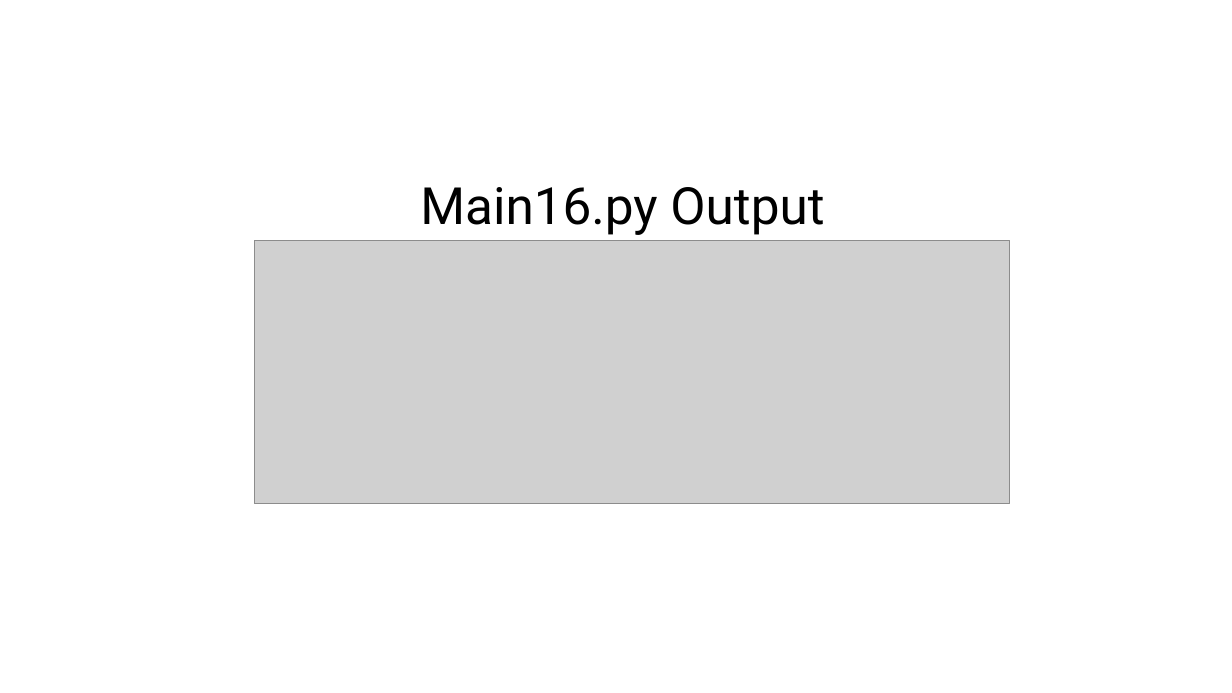
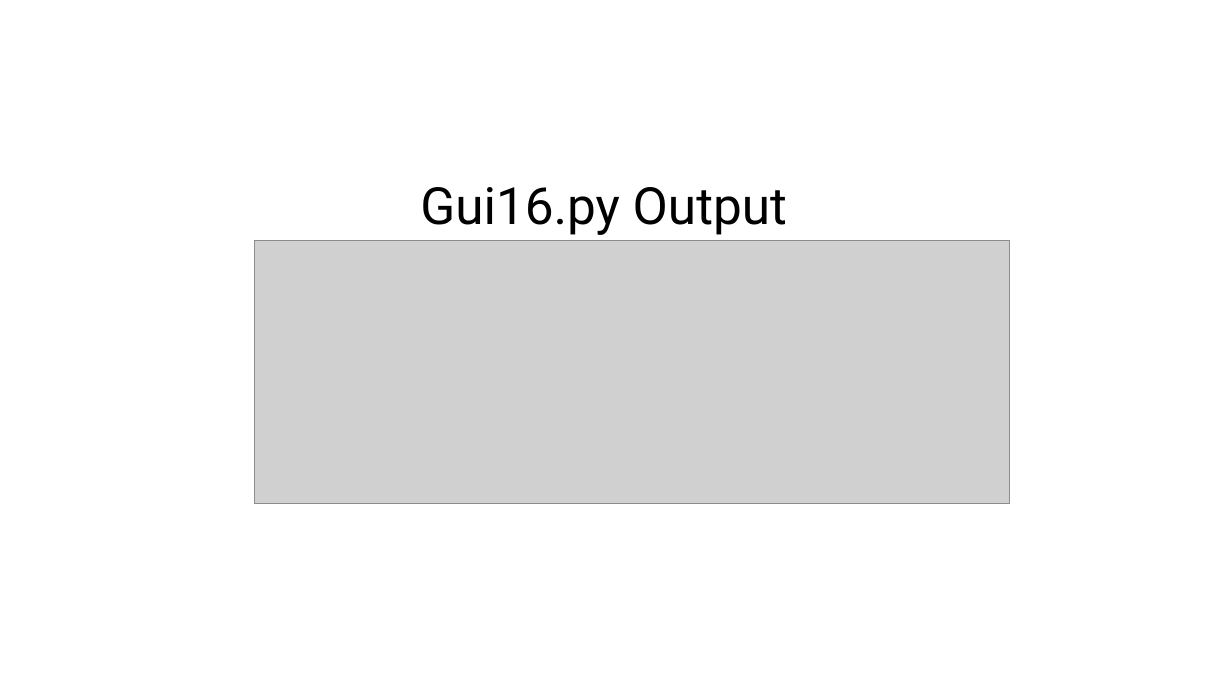
Before and after one commit to HarryMax1710/todo_app, a slide deck: slide 16 of Main.python Outputs.pptx. Drawn at 1232x693 pixels with LibreOffice and Linux fonts; fonts in the diff are those of the drawing; grey boxes stand for pictures. Boxes give left, top, right and bottom in pixels: in the first picture for what was removed or moved away, otherwise in the second. Text is boxed around its words. In the diff, an @@ line names an element or a change of style, - is before the commit and + after.

```diff
--- a/Main.python Outputs.pptx
+++ b/Main.python Outputs.pptx
@@ text at bbox=[420, 187, 787, 235]: text changed @@
-Main16.py Output
+Gui16.py Output
```
Also in this commit, not shown: 1 slide added, 4 other files.
